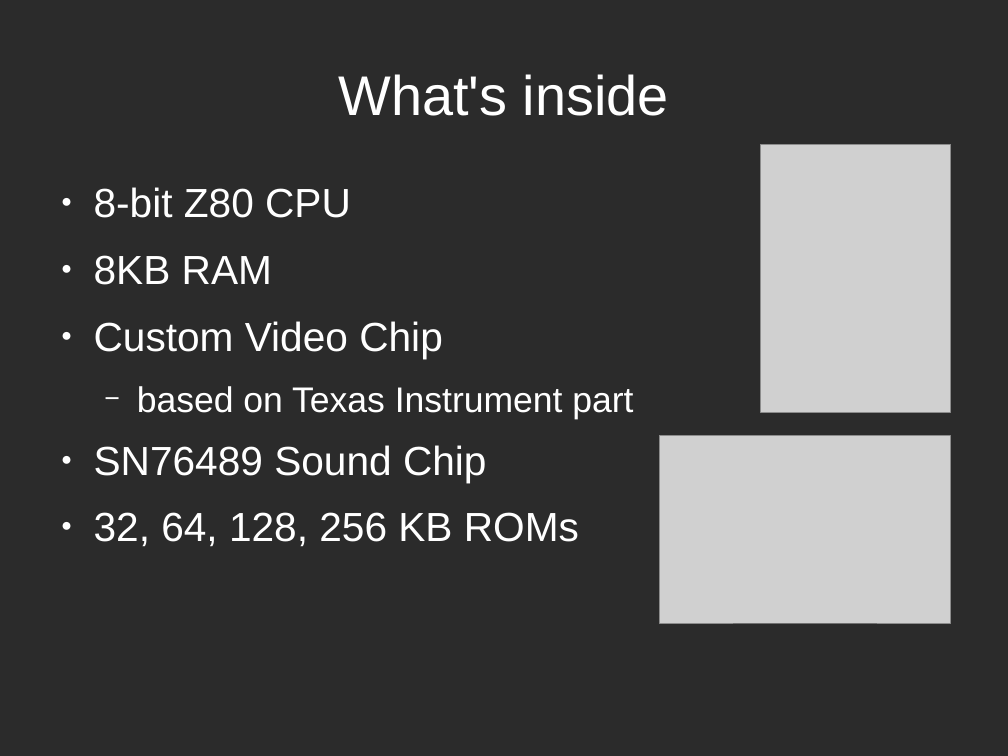
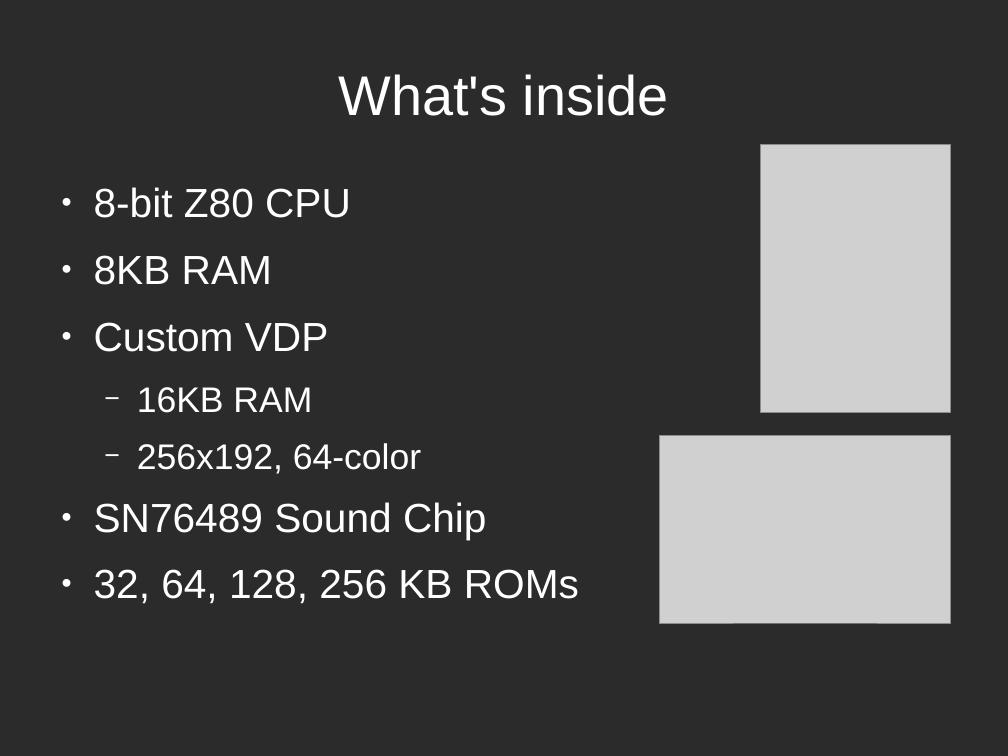
Before and after one commit to mattgodbolt/miracle-sms-emulator, a slide deck: slide 5 of emulating.odp. Drawn at 1008x756 pixels with LibreOffice and Linux fonts; fonts in the diff are those of the drawing; grey boxes stand for pictures; background and template pictures are left out; a plain dark background stands for a picture behind light text. Boxes give left, top, right and bottom in pixels: in the first picture for what was removed or moved away, otherwise in the second. Text is boxed around its words. In the diff, an @@ line names an element or a change of style, - is before the commit and + after.

```diff
--- a/emulating.odp
+++ b/emulating.odp
@@ text at bbox=[94, 322, 421, 474]: text changed @@
-● Custom Video Chip
-  − based on Texas Instrument part
+● Custom VDP
+  − 16KB RAM
+  − 256x192, 64-color
```
Also in this commit, not shown: 5 other slides changed, 3 slides added, 1 slide removed, 1 other file.
